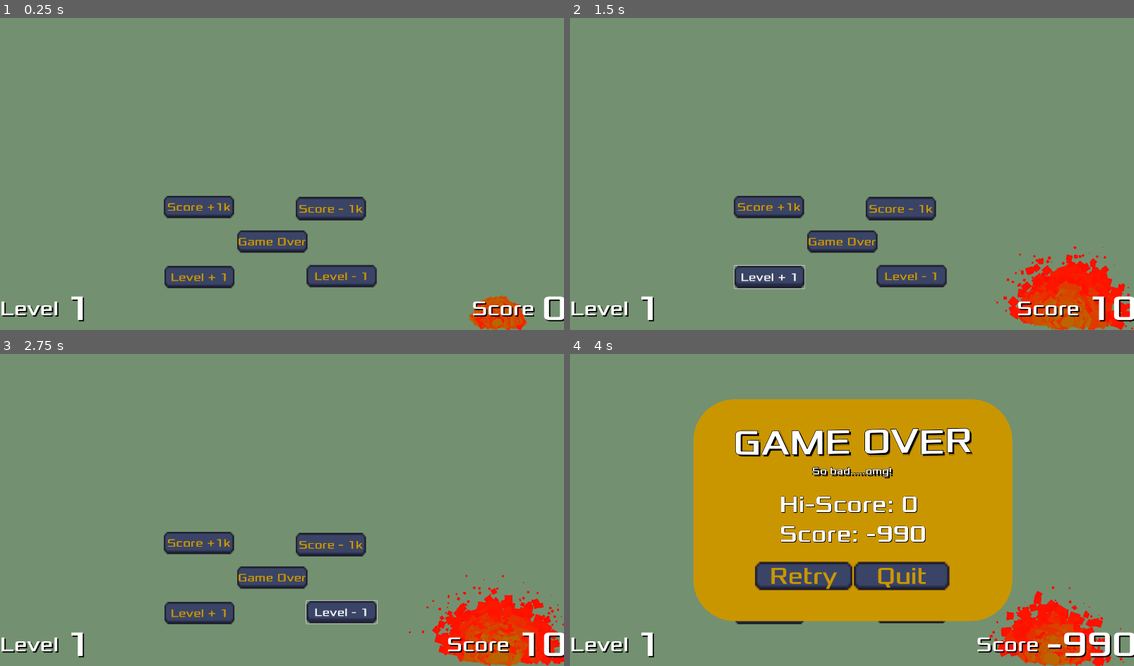
Above: before the commit, frames 1-4 (two rows, left to right).
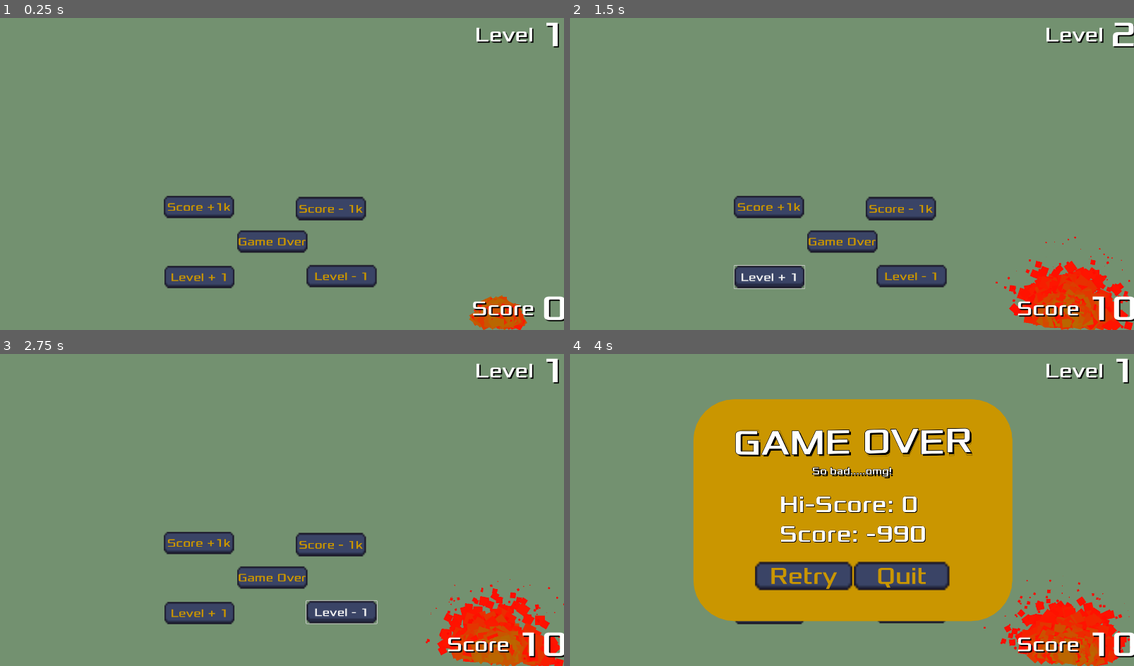
Above: after the commit, the same moments.

Repository: Gchahm/StickGame
Game: Godot game, scene res://Scene/main_score.tscn
The game is run twice, just before and just after one commit, with the same random seed, the same clock (stepped at 60 frames per second) and the same inputs. This scene is started directly instead of the project's main scene. Sound files missing from this copy of the repository are replaced by a short silence.
Inputs:
- Up to frame 1 (0.25 s): no input
- Up to frame 2 (1.5 s): click "Score +1k" at 0.5 s; click "Level + 1" at 1.25 s
- Up to frame 3 (2.75 s): click "Level - 1" at 2 s
- Up to frame 4 (4 s): click "Score - 1k" at 2.75 s; click "Game Over" at 3.5 s

The runs differ from the first frame. In frame 1, 1.0% of the frame differs, in the area x 0-100%, y 1-100%; in frame 2, 2.5%; in frame 3, 2.6%; in frame 4, 3.7%.
Error before the commit: Invalid assignment of property or key 'text' with value of type 'String' on a base object of type 'null instance'. (res://Scripts/main_score.gd:53)
Error after the commit: Invalid access to property or key 'process_material' on a base object of type 'null instance'. (res://Scripts/main_score.gd:50)

Commit message:
Fireworks Happiness

Diff:
--- a/Scene/fire.tscn
+++ b/Scene/fire.tscn
@@ -38,8 +38,8 @@
 
 [node name="Fire" type="Node2D"]
 
-[node name="GPUParticles2D" type="GPUParticles2D" parent="."]
+[node name="Fire" type="GPUParticles2D" parent="."]
 position = Vector2(934, 830)
-amount = 800
+amount = 600
 process_material = SubResource("ParticleProcessMaterial_ltgxe")
 texture = ExtResource("1_5j8fl")
--- /dev/null
+++ b/Scene/fireworks.tscn
@@ -0,0 +1,46 @@
+[gd_scene load_steps=7 format=3 uid="uid://d01nnt3p1ip27"]
+
+[ext_resource type="Texture2D" uid="uid://dgusctumveqpi" path="res://Art/white_square.png" id="1_hlxgh"]
+
+[sub_resource type="Gradient" id="Gradient_5hw5n"]
+offsets = PackedFloat32Array(0.259777, 0.578212, 1)
+colors = PackedColorArray(1, 1, 1, 1, 1, 0.613707, 0.985252, 1, 1, 1, 0, 1)
+
+[sub_resource type="GradientTexture1D" id="GradientTexture1D_4ajt5"]
+gradient = SubResource("Gradient_5hw5n")
+
+[sub_resource type="Curve" id="Curve_n5j2k"]
+_data = [Vector2(0, 0.231733), 0.0, 0.0, 0, 0, Vector2(1, 0), 0.0, 0.0, 0, 0]
+point_count = 2
+
+[sub_resource type="CurveTexture" id="CurveTexture_u1y73"]
+width = 4096
+curve = SubResource("Curve_n5j2k")
+
+[sub_resource type="ParticleProcessMaterial" id="ParticleProcessMaterial_ltgxe"]
+lifetime_randomness = 1.0
+particle_flag_disable_z = true
+spread = 0.0
+gravity = Vector3(0, 0, 0)
+initial_velocity_min = 500.0
+initial_velocity_max = 500.0
+orbit_velocity_min = 0.0
+orbit_velocity_max = 0.0
+tangential_accel_min = 100.0
+tangential_accel_max = 150.0
+angle_min = 150.0
+angle_max = 360.0
+scale_min = 0.3
+scale_max = 0.3
+scale_curve = SubResource("CurveTexture_u1y73")
+color = Color(0.905882, 0.94902, 0, 1)
+color_ramp = SubResource("GradientTexture1D_4ajt5")
+
+[node name="Fireworks" type="Node2D"]
+
+[node name="Fireworks" type="GPUParticles2D" parent="."]
+position = Vector2(346, 831)
+scale = Vector2(3.51586, 3.45237)
+amount = 100
+process_material = SubResource("ParticleProcessMaterial_ltgxe")
+texture = ExtResource("1_hlxgh")
--- a/Scene/main_score.tscn
+++ b/Scene/main_score.tscn
@@ -6,6 +6,8 @@
 [ext_resource type="Theme" uid="uid://cgs71wm4c5bna" path="res://Art/Themes/ButtonTheme.tres" id="3_bicri"]
 [ext_resource type="PackedScene" uid="uid://dabilb2n1kutx" path="res://Scene/fire.tscn" id="4_l5h0d"]
 [ext_resource type="PackedScene" uid="uid://cwn64tc4y7o7y" path="res://Scene/game_over_screen.tscn" id="5_0uvyv"]
+[ext_resource type="Material" uid="uid://ma137r1dq1ss" path="res://Scene/FloatingFont.tres" id="5_e6h2c"]
+[ext_resource type="PackedScene" uid="uid://d01nnt3p1ip27" path="res://Scene/fireworks.tscn" id="6_q81yr"]
 
 [node name="Main_Score" type="Node2D"]
 script = ExtResource("1_57e5y")
@@ -17,12 +19,12 @@
 
 [node name="MarginContainer2" type="MarginContainer" parent="ColorRect"]
 layout_mode = 1
-anchors_preset = 2
-anchor_top = 1.0
-anchor_bottom = 1.0
-offset_top = -148.0
-offset_right = 313.0
-grow_vertical = 0
+anchors_preset = 1
+anchor_left = 1.0
+anchor_right = 1.0
+offset_left = -313.0
+offset_bottom = 148.0
+grow_horizontal = 0
 
 [node name="HBoxContainer" type="HBoxContainer" parent="ColorRect/MarginContainer2"]
 layout_mode = 2
@@ -98,17 +100,18 @@
 text = "0"
 
 [node name="TempMessage" type="Label" parent="ColorRect"]
+material = ExtResource("5_e6h2c")
 layout_mode = 1
 anchors_preset = 5
 anchor_left = 0.5
 anchor_right = 0.5
-offset_left = -280.0
-offset_top = 156.0
-offset_right = 275.0
-offset_bottom = 279.0
+offset_left = -20.0
+offset_top = 97.0
+offset_right = 20.0
+offset_bottom = 217.0
 grow_horizontal = 2
 theme = ExtResource("1_evc7w")
-theme_override_colors/font_color = Color(0.65098, 0.517647, 0.215686, 1)
+theme_override_colors/font_color = Color(0.956863, 0.623529, 0.0980392, 1)
 theme_override_colors/font_shadow_color = Color(0, 0, 0, 1)
 theme_override_colors/font_outline_color = Color(0, 0, 0, 1)
 theme_override_constants/shadow_offset_x = 2
@@ -117,6 +120,9 @@
 theme_override_font_sizes/font_size = 100
 horizontal_alignment = 1
 vertical_alignment = 1
+
+[node name="Fireworks" parent="ColorRect" instance=ExtResource("6_q81yr")]
+position = Vector2(265, -600)
 
 [node name="Plus Score" type="Button" parent="."]
 offset_left = 557.0
@@ -167,7 +173,7 @@
 offset_bottom = 549.0
 
 [node name="scoreTextTimer" type="Timer" parent="."]
-wait_time = 5.0
+wait_time = 3.0
 one_shot = true
 
 [node name="incrementScore" type="Timer" parent="."]
--- a/Scripts/main_score.gd
+++ b/Scripts/main_score.gd
@@ -4,7 +4,7 @@
 var level: int = 1
 var highscore
 var targetScore: int = 0
-var motivationalWords = ["Madonna!", "Amazing!", "Amoeba!", "Unbeliveable!", "So good!", "Chicken!", "Aminoacid"]
+var motivationalWords = ["Madonna!", "Superb!", "Flibbergabber!", "Unbeliveable!", "So good!", "Chicken!", "Professional!"]
 var incrementAmount: int = 1
 # Called when the node enters the scene tree for the first time.
 
@@ -16,18 +16,20 @@
 	else:
 		highscore = 0
 		save_game()
-	$ColorRect/MarginContainer/Fire/GPUParticles2D.process_material.initial_velocity_min = 300
-	$ColorRect/MarginContainer/Fire/GPUParticles2D.process_material.initial_velocity_max = 300
+	$ColorRect/MarginContainer/Fire/Fire.process_material.initial_velocity_min = 300
+	$ColorRect/MarginContainer/Fire/Fire.process_material.initial_velocity_max = 300
+	$ColorRect/Fireworks.visible = false
 
 func _on_plus_score_pressed():
 	targetScore += 10
-	$ColorRect/MarginContainer/Fire/GPUParticles2D.process_material.initial_velocity_min += 10
+	$ColorRect/MarginContainer/Fire/Fire.process_material.initial_velocity_min += 10
 	$incrementScore.start()
 	if targetScore % 50 == 0:
 		var randomIndex = randi() % motivationalWords.size()
 		var randomMotivationalWord = motivationalWords[randomIndex]
 		$ColorRect/TempMessage.text = randomMotivationalWord  # Show the score text
 		$ColorRect/TempMessage.visible = true  # Show the score text
+		$ColorRect/Fireworks.visible = true
 		$scoreTextTimer.start()  # Start the timer
 
 func _on_increment_score_timeout():
@@ -40,6 +42,7 @@
 
 func _on_score_text_timer_timeout():
 	$ColorRect/TempMessage.visible = false
+	$ColorRect/Fireworks.visible = false
 
 
 func _on_minus_score_pressed():
@@ -50,7 +53,7 @@
 
 func _on_plus_level_pressed():
 	level += 1
-	$MarginContainer/HBoxContainer/Level_Value.text = str(level)
+	$ColorRect/MarginContainer2/HBoxContainer/Level_Value.text = str(level)
 
 func save_game():
 	var save_file = FileAccess.open("user://save.data", FileAccess.WRITE)
@@ -58,7 +61,7 @@
 
 func _on_minus_level_pressed():
 	level -= 1
-	$MarginContainer/HBoxContainer/Level_Value.text = str(level)
+	$ColorRect/MarginContainer2/HBoxContainer/Level_Value.text = str(level)
 
 func _on_game_over_pressed():
 	if score > highscore:
Not shown: 1 places in Scene/main_score.tscn that only renumber resources
